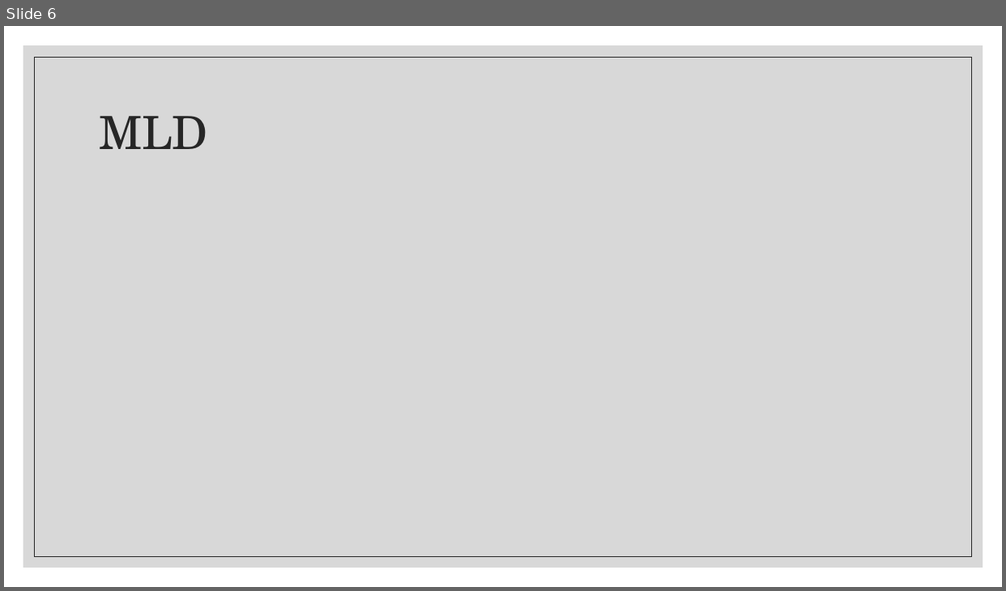
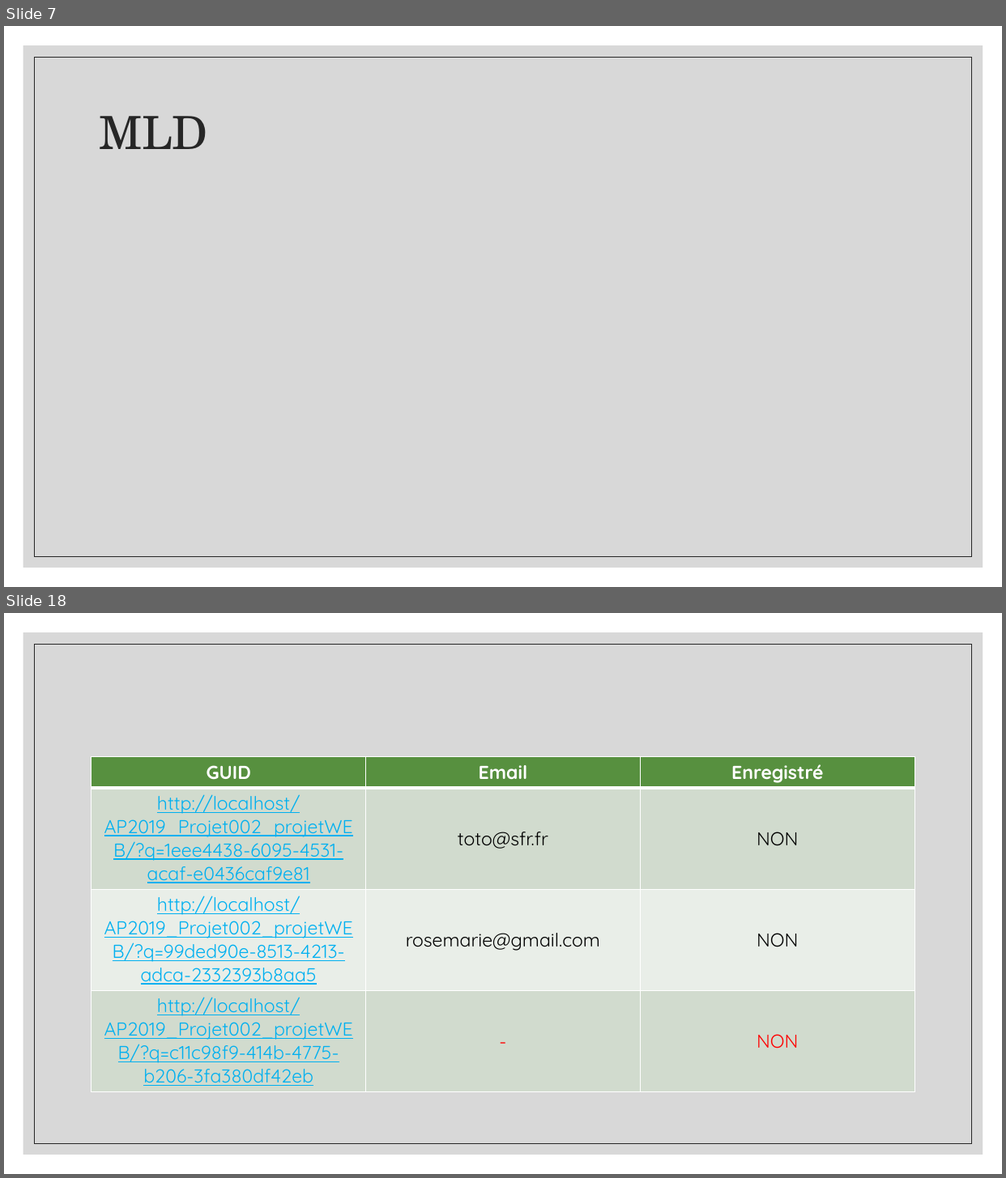
Before and after one commit to Tinquen59/AP2019_Projet002_projetWEB, a slide deck: plus/Formulaire_Connectlife.pptx. Shown one above the other, each under a label of ours: slide 6 before the commit, slides 7 and 18 after it; the slides between them are not shown. The pictures are 1006x591 and 1006x1178 pixels, drawn with LibreOffice and Linux fonts; fonts in the diff are those of the drawing; background and template pictures are left out. Boxes give left, top, right and bottom in pixels: in the first picture for what was removed or moved away, otherwise in the second. Text is boxed around its words. In the diff, an @@ line names an element or a change of style, - is before the commit and + after.

```diff
--- a/plus/Formulaire_Connectlife.pptx
+++ b/plus/Formulaire_Connectlife.pptx
@@ slide 18 added at (4,613,1002,1174), background #FFFFFF; not listed: 2 template elements that a slide beside it also shows @@
@@ table added at (91,756,916,1089), 4 rows, 3 columns @@
+GUID | Email | Enregistré
+http://localhost/AP2019_Projet002_projetWEB/?q=1eee4438-6095-4531-acaf-e0436caf9e81 | toto@sfr.fr | NON
+http://localhost/AP2019_Projet002_projetWEB/?q=99ded90e-8513-4213-adca-2332393b8aa5 | rosemarie@gmail.com | NON
+http://localhost/AP2019_Projet002_projetWEB/?q=c11c98f9-414b-4775-b206-3fa380df42eb | - | NON
@@ what was slide 6 is now slide 7 @@
```
Also in this commit, not shown: 6 slides changed, 10 other slides added, 2 slides removed, 1 other file.
